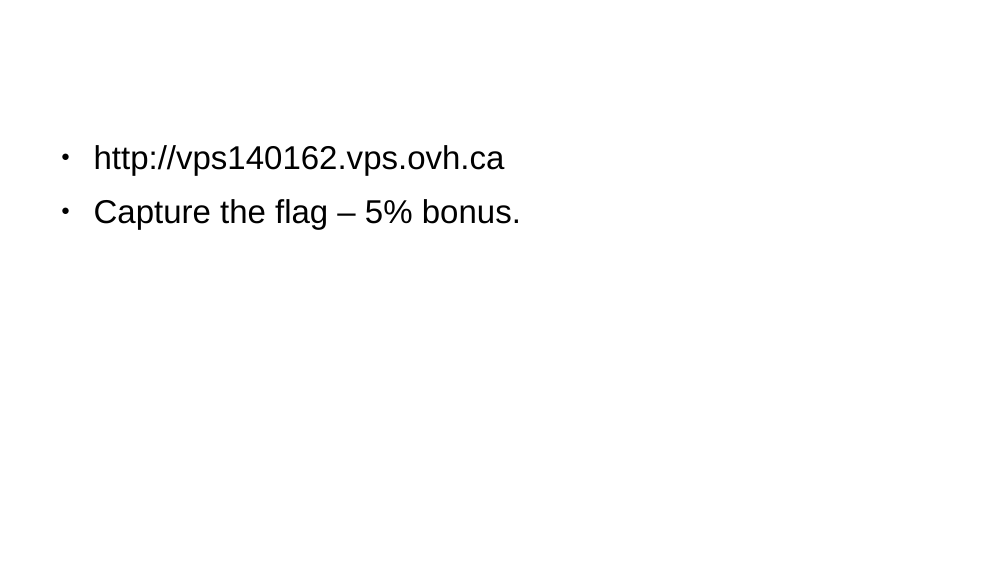
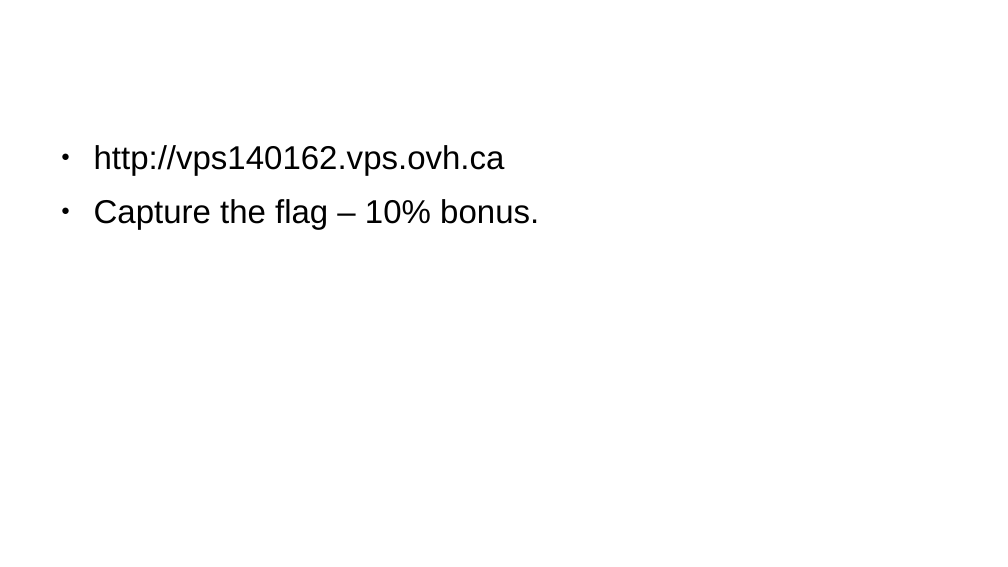
Before and after one commit to Pobux/programming_introduction, a slide deck: slide 8 of week15/week14.odp. Drawn at 1008x567 pixels with LibreOffice and Linux fonts; fonts in the diff are those of the drawing; background and template pictures are left out. Boxes give left, top, right and bottom in pixels: in the first picture for what was removed or moved away, otherwise in the second. Text is boxed around its words. In the diff, an @@ line names an element or a change of style, - is before the commit and + after.

```diff
--- a/week15/week14.odp
+++ b/week15/week14.odp
@@ text at (94, 199, 539, 230): text changed @@
-● Capture the flag – 5% bonus.
+● Capture the flag – 10% bonus.
```
Also in this commit, not shown: 1 other file.
